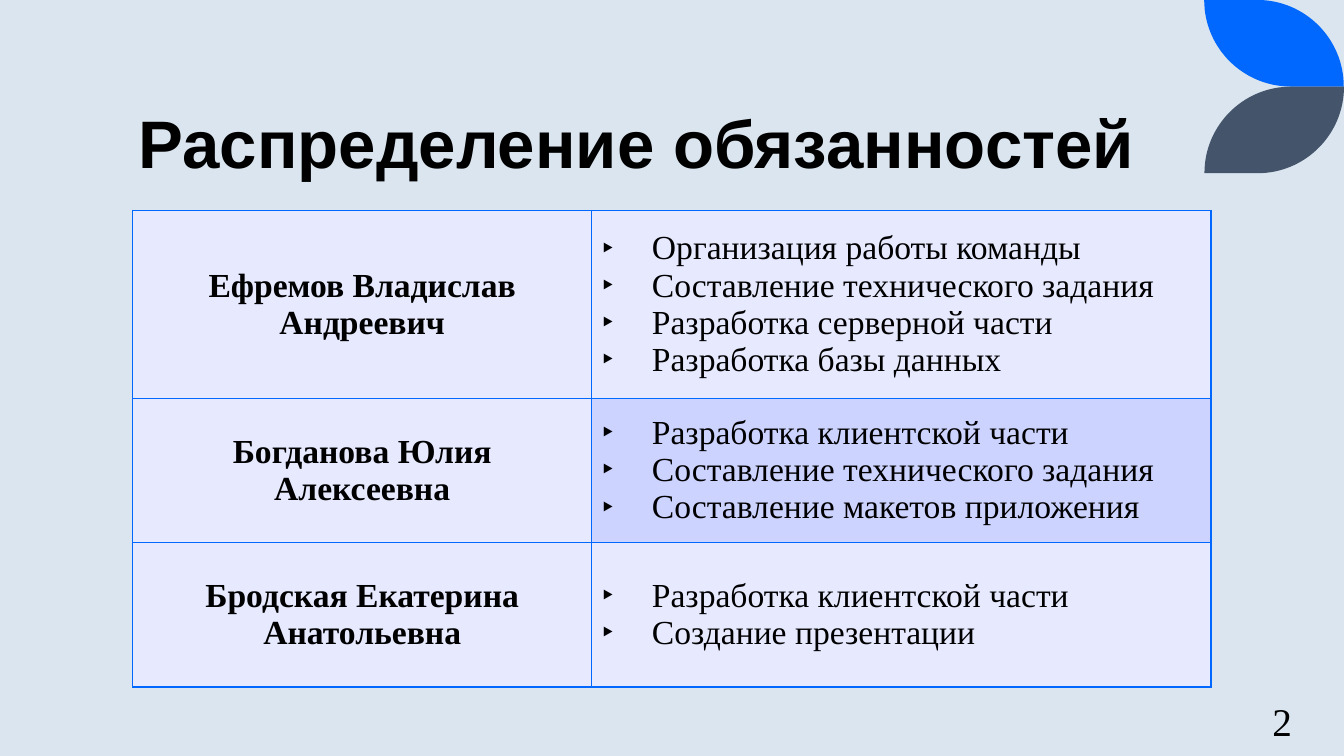
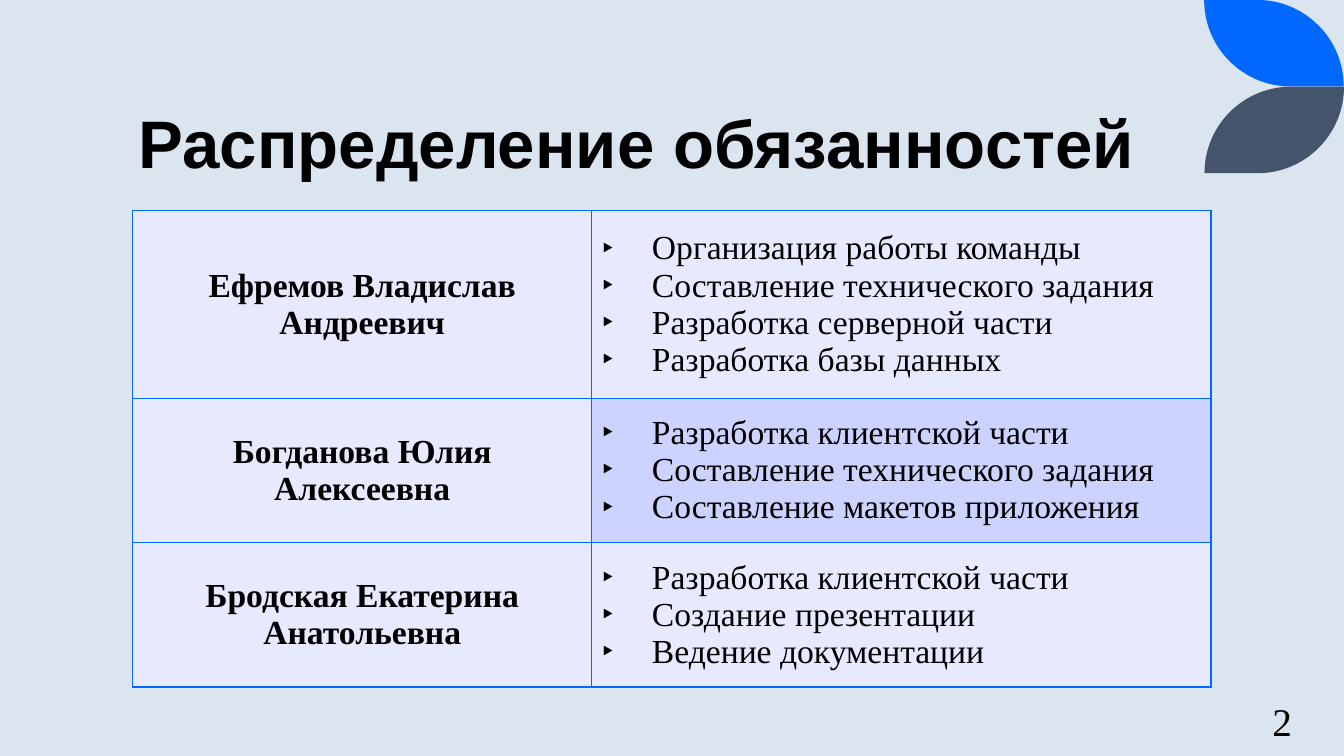
Before and after one commit to TeaProphet/TP-5.1-3, a slide deck: slide 2 of documentation/Презентация Onboard.pptx. Drawn at 1344x756 pixels with LibreOffice and Linux fonts; fonts in the diff are those of the drawing. Boxes give left, top, right and bottom in pixels: in the first picture for what was removed or moved away, otherwise in the second. Text is boxed around its words. In the diff, an @@ line names an element or a change of style, - is before the commit and + after.

Commit message:
ORG-19 - finish presentation

```diff
--- a/documentation/Презентация Onboard.pptx
+++ b/documentation/Презентация Onboard.pptx
@@ freeform shape at (x1=1205, y1=0, x2=1344, y2=87): outline redrawn @@
@@ table at (x1=133, y1=211, x2=1212, y2=688) @@
-row 3, column 2: Разработка клиентской части / Создание презентации
+row 3, column 2: Разработка клиентской части / Создание презентации / Ведение документации
```
Also in this commit, not shown: 3 other slides changed.
